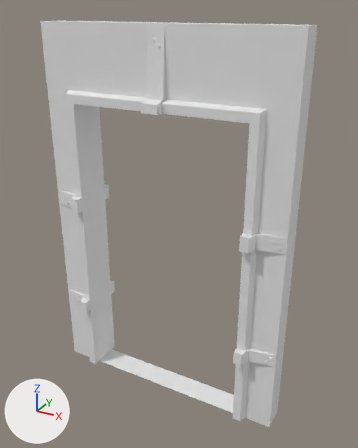
The FBX model Assets/ART/Models/environment/modular assets/doorway.fbx as it was, and as the next commit left it.
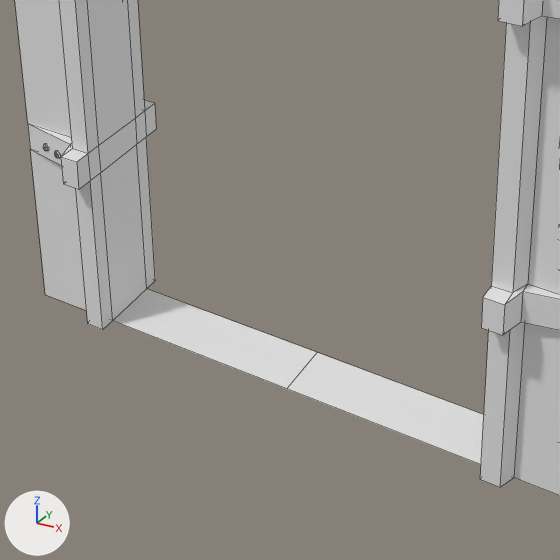
Each version appears first whole from a 50 mm camera at (1.81, -2.98, 3.1) aimed at (0.08, 0.16, 1.53), and next in a close-up on the part from 16% to 73% of the width and 54% to 100% of the height. Arrows for +X, +Y and +Z are at lower left; the lights stay in place. The close-ups show mesh edges as thin lines. Where no turn or scale is listed for an object, it has been applied to the vertices.

Objects in the first close-up: 'doorway'.
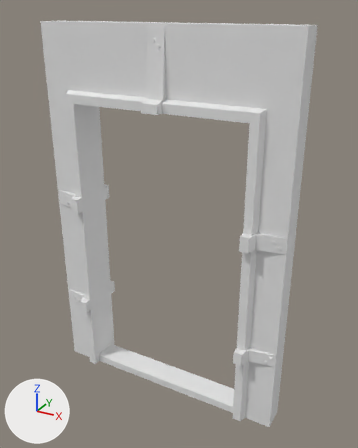
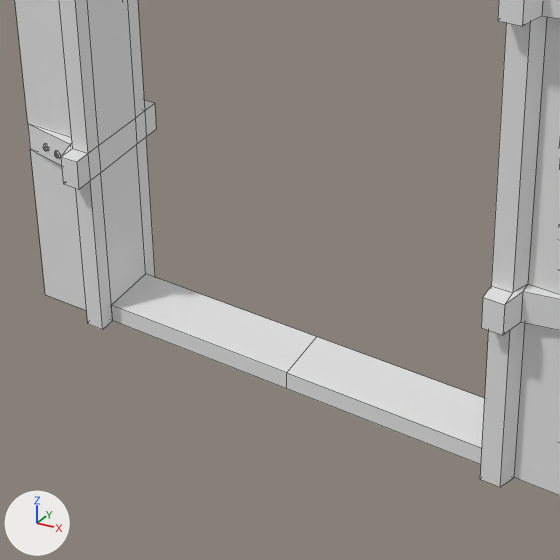
Pixel boxes [x1, y1, x2, y2] of what changed, in the close-ups (560 x 560 px):
```json
{"part": 1, "of": "me_cube_008", "change": "built on", "before": [113, 289, 484, 465], "after": [111, 274, 485, 465]}
```

Scene script edits in JSON lines:
```json
{"block": "me_cube_008", "where": "# used by ob_doorway; location = (0.0, 0.0, 0.0)"}
{"op": "remove", "block": "me_cube_008", "code": "me_cube_008.from_pydata(...)  # 498 vertices, 490 faces; spans x -1.0..1.0, y -0.11..0.31, z 0.0..3.0"}
{"op": "add", "block": "me_cube_008", "code": "me_cube_008.from_pydata(...)  # 504 vertices, 496 faces; spans x -1.0..1.0, y -0.11..0.31, z 0.0..3.0"}
{"block": "me_cube_008", "change": "me_cube_008 part 1"}
{"block": "me_cube_008", "change": "2 faces are deleted"}
{"block": "me_cube_008", "change": "6 new vertices lie (0.0, 0.0, 0.07) away from vertices in x -0.7..0.7, y 0.0..0.2, z 0.0"}
{"block": "me_cube_008", "change": "8 new faces join them"}
```
